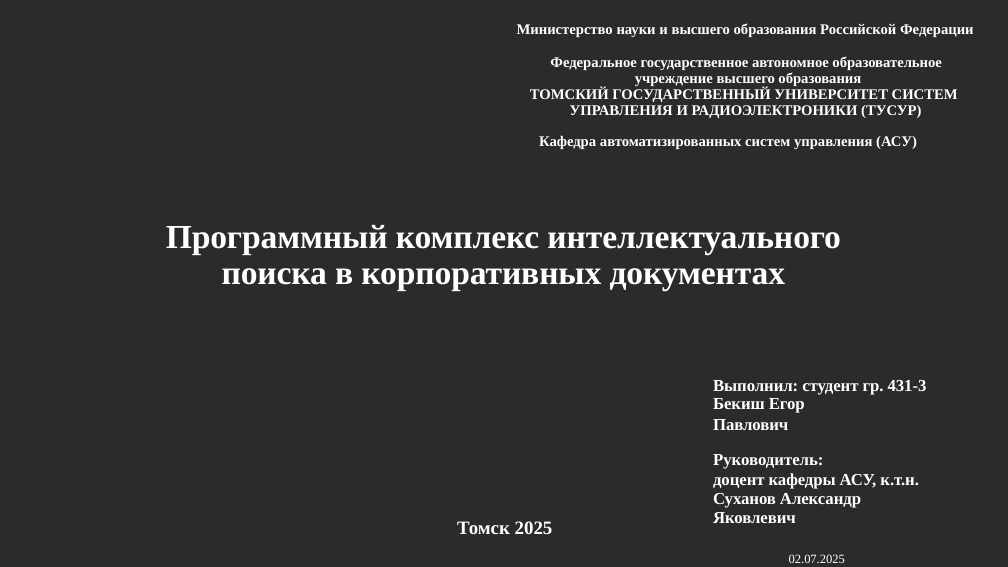
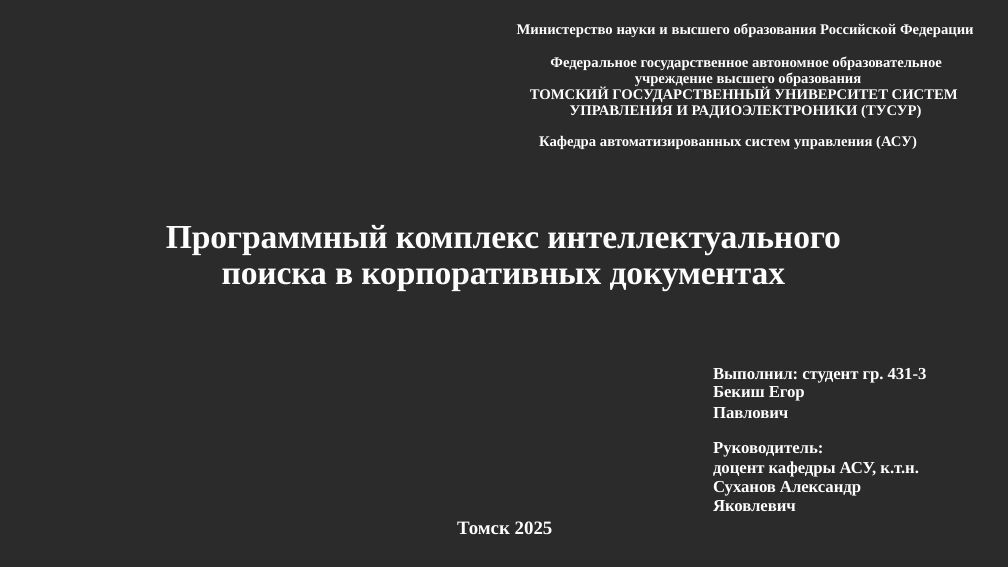
Before and after one commit to egorbeckish/Baccalaureate, a slide deck: slide 1 of 4 FOURTH COURSE/Semester 8/ДИПЛОМ/Отчеты/Презентация_Бекиш Е.П. 2025.pptx. Drawn at 1008x567 pixels with LibreOffice and Linux fonts; fonts in the diff are those of the drawing; background and template pictures are left out; a plain dark background stands for a picture behind light text. Boxes give left, top, right and bottom in pixels: in the first picture for what was removed or moved away, otherwise in the second. Text is boxed around its words. In the diff, an @@ line names an element or a change of style, - is before the commit and + after.

```diff
--- a/4 FOURTH COURSE/Semester 8/ДИПЛОМ/Отчеты/Презентация_Бекиш Е.П. 2025.pptx
+++ b/4 FOURTH COURSE/Semester 8/ДИПЛОМ/Отчеты/Презентация_Бекиш Е.П. 2025.pptx
@@ text "Выполнил: студент гр. 431-3 Бекиш ...": place and size @@
-text "Выполнил: студент гр. 431-3 Бекиш ..." at [713, 380, 927, 563]
+text "Выполнил: студент гр. 431-3 Бекиш ..." at [713, 368, 927, 511]
@@ text at [789, 554, 845, 563]: paragraph removed @@
-02.07.2025
```
Also in this commit, not shown: 2 other slides changed, 1 slide removed, 6 other files.
